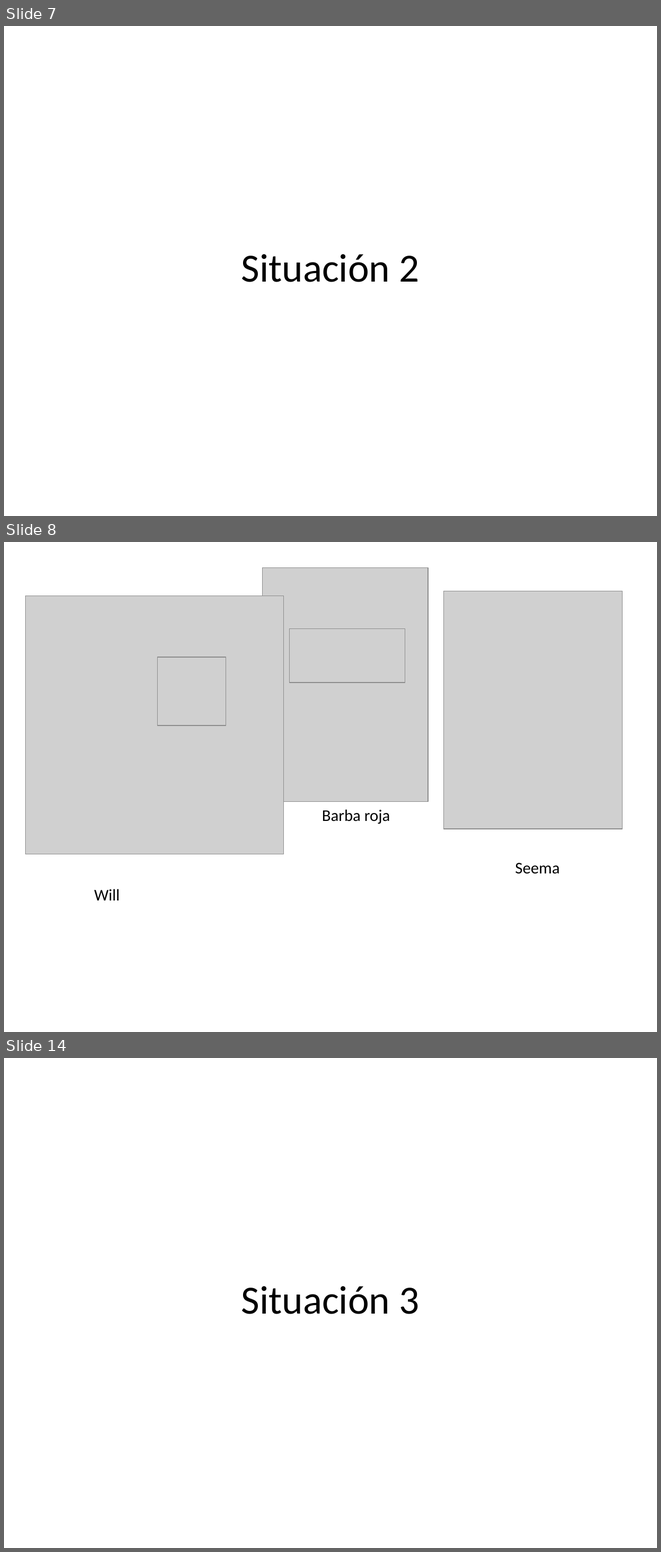
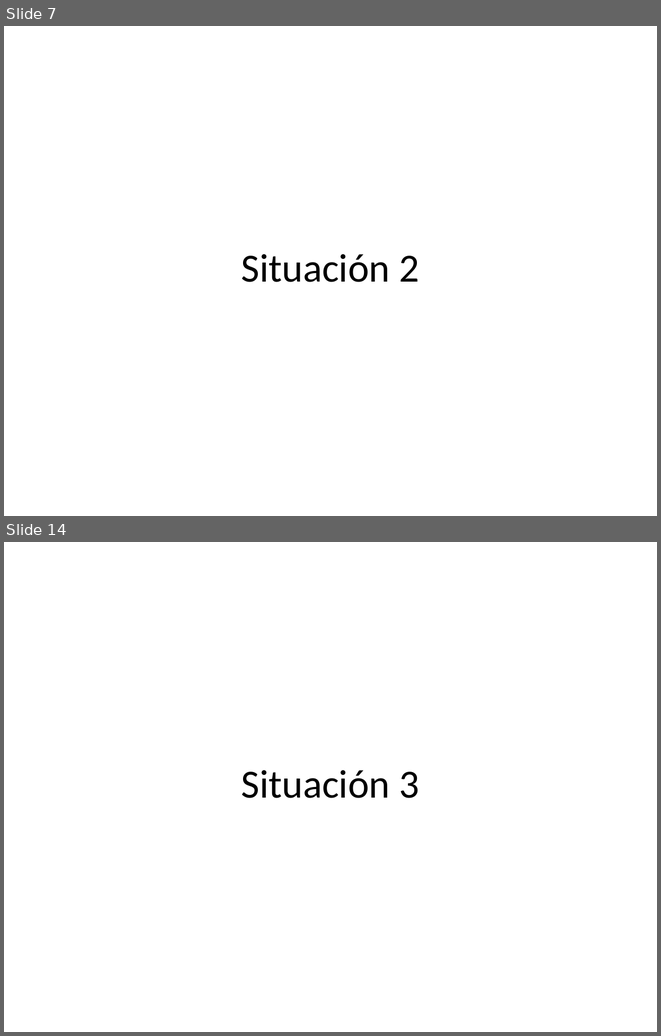
Before and after one commit to midd-teaching/1_5_recursos, a slide deck: archive/midd_comunicacion_1_5_2018/slides/cap8/assets/ejercicios/cdci.pptx. Shown one above the other, each under a label of ours: slides 7, 8 and 14 before the commit, slides 7 and 14 after it; the slides between them are not shown. The pictures are 661x1552 and 661x1036 pixels, drawn with LibreOffice and Linux fonts; fonts in the diff are those of the drawing; grey boxes stand for pictures. Boxes give left, top, right and bottom in pixels: in the first picture for what was removed or moved away, otherwise in the second. Text is boxed around its words. In the diff, an @@ line names an element or a change of style, - is before the commit and + after.

```diff
--- a/archive/midd_comunicacion_1_5_2018/slides/cap8/assets/ejercicios/cdci.pptx
+++ b/archive/midd_comunicacion_1_5_2018/slides/cap8/assets/ejercicios/cdci.pptx
@@ slide 8 removed at <box>4,542,657,1032</box>, background #FFFFFF @@
@@ picture removed at <box>263,567,429,801</box> @@
@@ picture removed at <box>26,596,283,854</box> @@
@@ picture removed at <box>444,591,623,829</box> @@
@@ picture removed at <box>289,629,405,682</box> @@
@@ picture removed at <box>158,657,226,725</box> @@
@@ text removed at <box>322,809,390,824</box> @@
-Barba roja
@@ text removed at <box>515,863,559,874</box> @@
-Seema
@@ text removed at <box>94,889,120,900</box> @@
-Will
```
Also in this commit, not shown: 14 slides changed, 2 slides added, 1 other slide removed, 14 other files.
